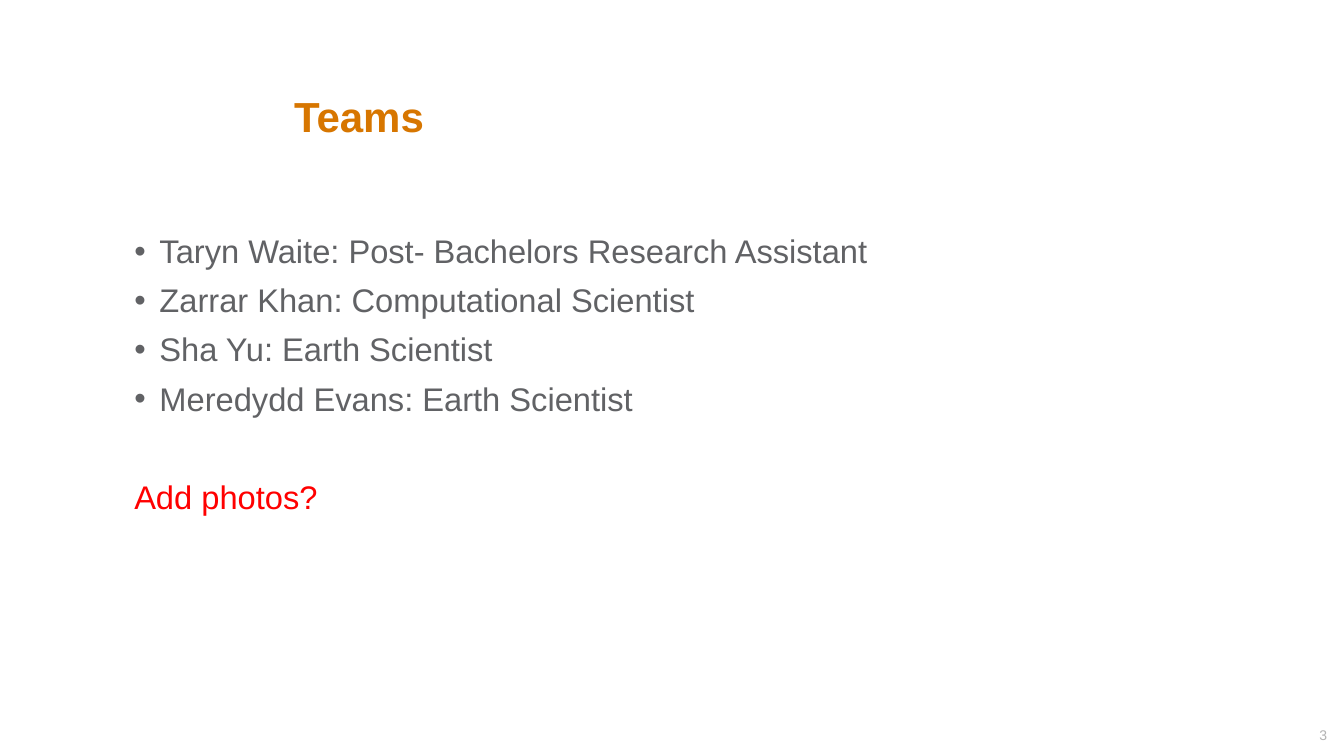
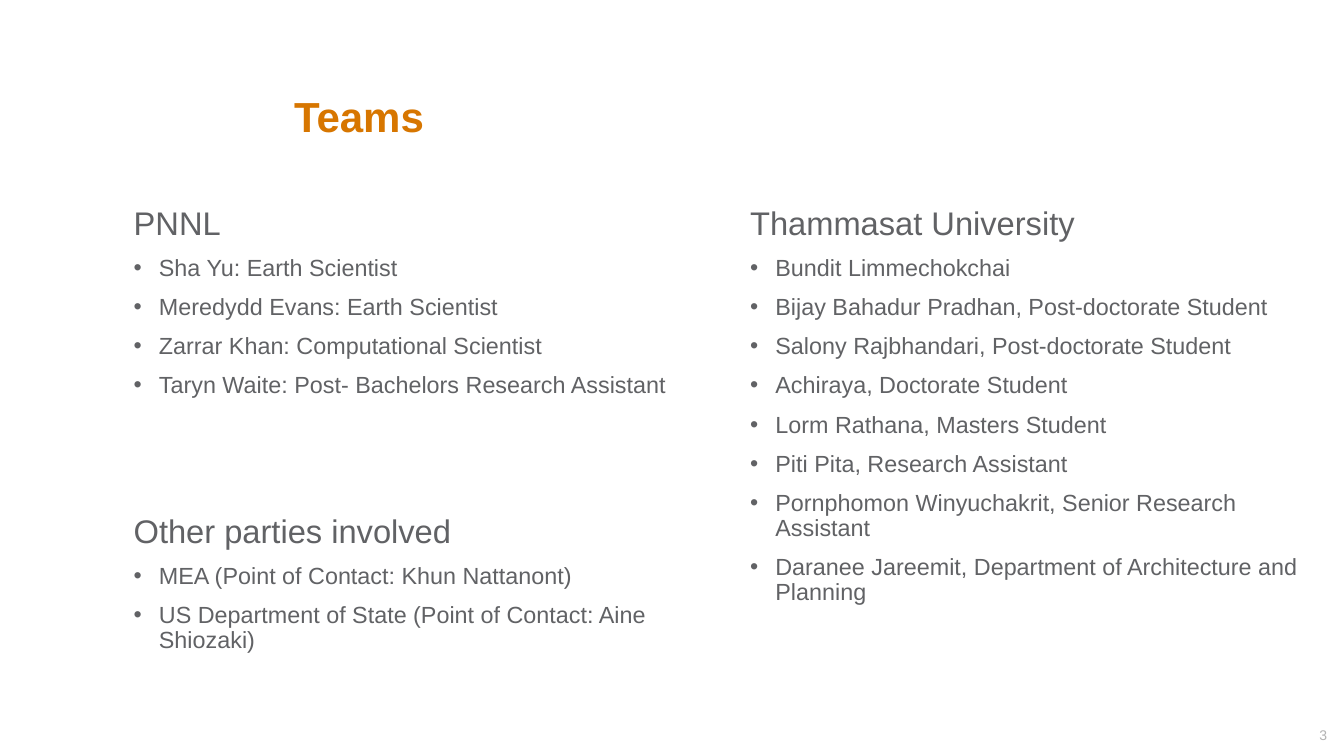
Before and after one commit to JGCRI/seasia, a slide deck: slide 3 of presentations/Thailand/PNNL_Thammasat_March_2022.pptx. Drawn at 1344x756 pixels with LibreOffice and Linux fonts; fonts in the diff are those of the drawing; background and template pictures are left out. Boxes give left, top, right and bottom in pixels: in the first picture for what was removed or moved away, otherwise in the second. Text is boxed around its words. In the diff, an @@ line names an element or a change of style, - is before the commit and + after.

Commit message:
updating PNNL-Thammasat presentation

```diff
--- a/presentations/Thailand/PNNL_Thammasat_March_2022.pptx
+++ b/presentations/Thailand/PNNL_Thammasat_March_2022.pptx
@@ text "PNNL": place and size @@
-text "PNNL" at (134, 239, 867, 515)
+text "PNNL" at (134, 212, 666, 398)
@@ text at (134, 212, 221, 235): text changed @@
-• Taryn Waite: Post- Bachelors Research Assistant
-• Zarrar Khan: Computational Scientist
+PNNL
@@ text added at (750, 211, 1297, 605), 20 pt, text #616265 @@
+Thammasat University
+• Bundit Limmechokchai
+• Bijay Bahadur Pradhan, Post-doctorate Student
+• Salony Rajbhandari, Post-doctorate Student
+• Achiraya, Doctorate Student
+• Lorm Rathana, Masters Student
+• Piti Pita, Research Assistant
+• Pornphomon Winyuchakrit, Senior Research Assistant
+• Daranee Jareemit, Department of Architecture and Planning
@@ text at (159, 259, 497, 320): size 28 to 20 pt in "Sha Yu: Earth Scientist", "Meredydd Evans: Earth Scientist" @@
@@ text at (159, 337, 666, 398): text changed; size 28 to 20 pt; text colour #FF0000 to #616265 @@
-Add photos?
+• Zarrar Khan: Computational Scientist
+• Taryn Waite: Post- Bachelors Research Assistant
@@ text added at (134, 519, 646, 653), 20 pt, text #616265 @@
+Other parties involved
+• MEA (Point of Contact: Khun Nattanont)
+• US Department of State (Point of Contact: Aine Shiozaki)
```
Also in this commit, not shown: 1 other slide changed.
